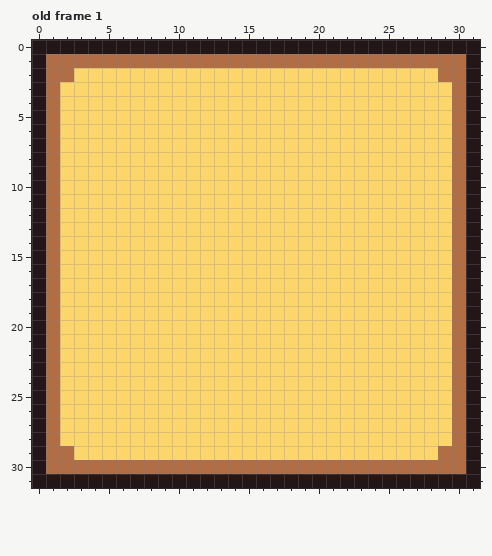
Pixel-art file -- Project Games/Project Mini Farm Simulator/Aseprite/basic UI/DefaultMenu_UI.aseprite. This is how it looked before the edit.
32x32 pixels, 6 frames. Shown: old frame 1.
The result:
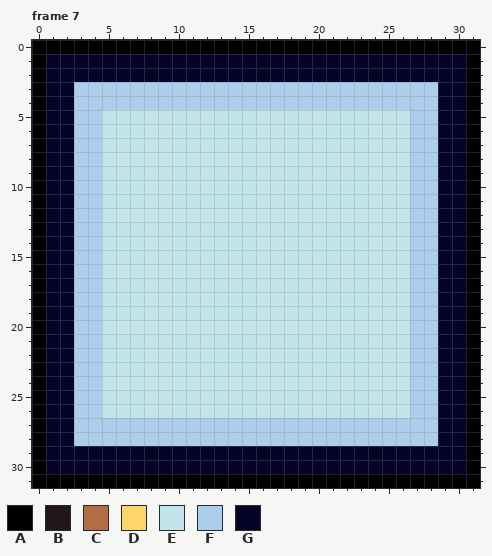
Palette (. is transparent): A #000000  B #231618  C #b16e45  D #fcd56b  E #c1e5ea  F #accdec  G #060329
A new or re-ordered frame is compared with the old frame closest to it.
The exact change:
frames 6 -> 7
Changed rows in their new state; - is an unchanged pixel.
Frame 7 is new; against old frame 1:
first column x 0:
 0 AAAAAAAAAAAAAAAAAAAAAAAAAAAAAAAA
 1 AGGGGGGGGGGGGGGGGGGGGGGGGGGGGGGA
 2 AGGGGGGGGGGGGGGGGGGGGGGGGGGGGGGA
 3 AGGFFFFFFFFFFFFFFFFFFFFFFFFFFGGA
 4 AGGFFFFFFFFFFFFFFFFFFFFFFFFFFGGA
 5 AGGFFEEEEEEEEEEEEEEEEEEEEEEFFGGA
 6 AGGFFEEEEEEEEEEEEEEEEEEEEEEFFGGA
 7 AGGFFEEEEEEEEEEEEEEEEEEEEEEFFGGA
 8 AGGFFEEEEEEEEEEEEEEEEEEEEEEFFGGA
 9 AGGFFEEEEEEEEEEEEEEEEEEEEEEFFGGA
10 AGGFFEEEEEEEEEEEEEEEEEEEEEEFFGGA
11 AGGFFEEEEEEEEEEEEEEEEEEEEEEFFGGA
12 AGGFFEEEEEEEEEEEEEEEEEEEEEEFFGGA
13 AGGFFEEEEEEEEEEEEEEEEEEEEEEFFGGA
14 AGGFFEEEEEEEEEEEEEEEEEEEEEEFFGGA
15 AGGFFEEEEEEEEEEEEEEEEEEEEEEFFGGA
16 AGGFFEEEEEEEEEEEEEEEEEEEEEEFFGGA
17 AGGFFEEEEEEEEEEEEEEEEEEEEEEFFGGA
18 AGGFFEEEEEEEEEEEEEEEEEEEEEEFFGGA
19 AGGFFEEEEEEEEEEEEEEEEEEEEEEFFGGA
20 AGGFFEEEEEEEEEEEEEEEEEEEEEEFFGGA
21 AGGFFEEEEEEEEEEEEEEEEEEEEEEFFGGA
22 AGGFFEEEEEEEEEEEEEEEEEEEEEEFFGGA
23 AGGFFEEEEEEEEEEEEEEEEEEEEEEFFGGA
24 AGGFFEEEEEEEEEEEEEEEEEEEEEEFFGGA
25 AGGFFEEEEEEEEEEEEEEEEEEEEEEFFGGA
26 AGGFFEEEEEEEEEEEEEEEEEEEEEEFFGGA
27 AGGFFFFFFFFFFFFFFFFFFFFFFFFFFGGA
28 AGGFFFFFFFFFFFFFFFFFFFFFFFFFFGGA
29 AGGGGGGGGGGGGGGGGGGGGGGGGGGGGGGA
30 AGGGGGGGGGGGGGGGGGGGGGGGGGGGGGGA
31 AAAAAAAAAAAAAAAAAAAAAAAAAAAAAAAA
